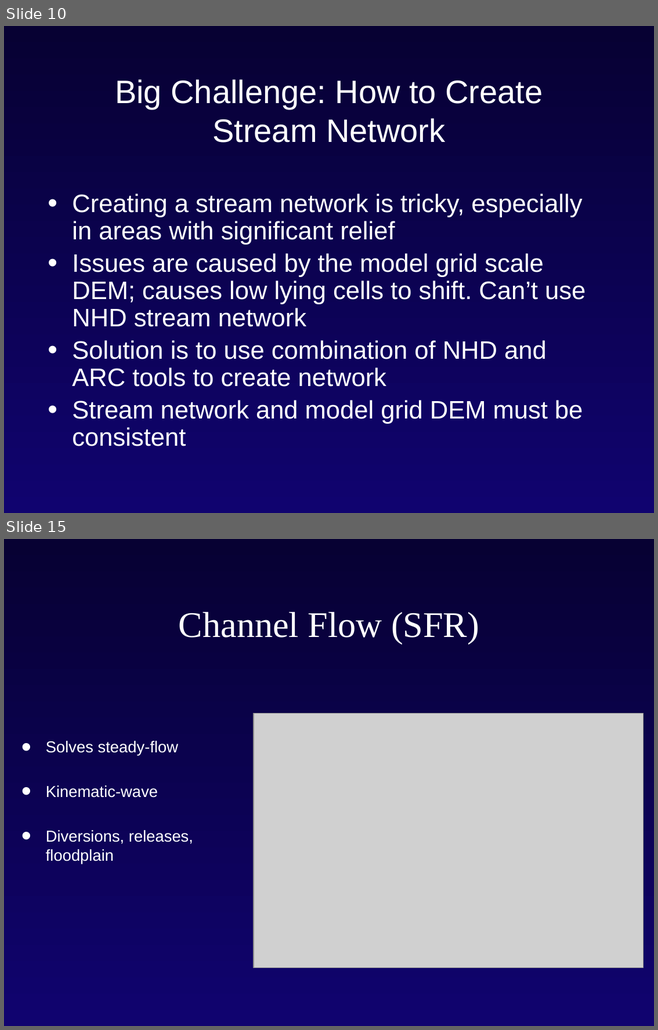
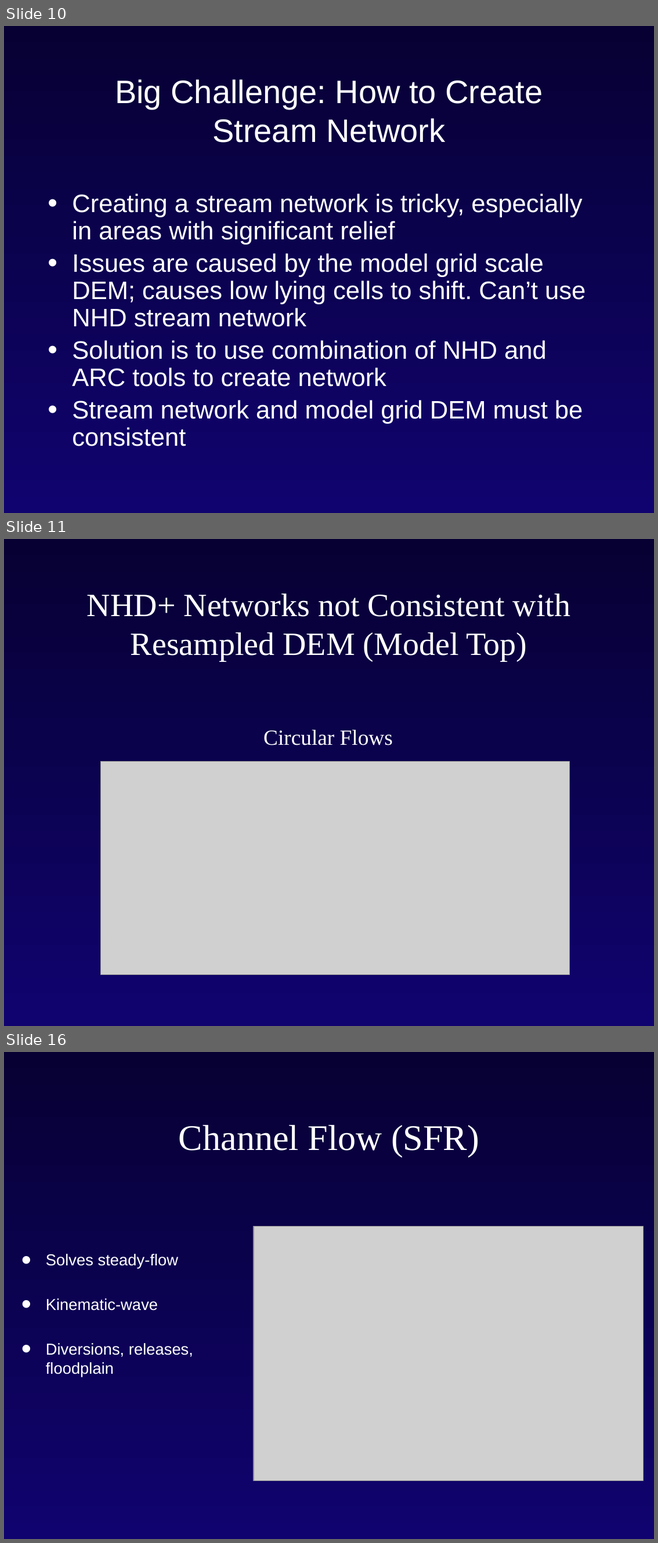
Before and after one commit to rniswon/gsflowID2447_classrepo, a slide deck: presentations/Niswonger/Intro_modflow_D.pptx. Shown one above the other, each under a label of ours: slides 10 and 15 before the commit, slides 10, 11 and 16 after it; the slides between them are not shown. The pictures are 658x1030 and 658x1543 pixels, drawn with LibreOffice and Linux fonts; fonts in the diff are those of the drawing; grey boxes stand for pictures; background and template pictures are left out. Boxes give left, top, right and bottom in pixels: in the first picture for what was removed or moved away, otherwise in the second. Text is boxed around its words. In the diff, an @@ line names an element or a change of style, - is before the commit and + after.

```diff
--- a/presentations/Niswonger/Intro_modflow_D.pptx
+++ b/presentations/Niswonger/Intro_modflow_D.pptx
@@ slide 11 added at (4,539,654,1026), background gradient #070133 to #10036F @@
@@ title added at (87,594,570,661), 36 pt, text #FFFFFF @@
+NHD+ Networks not Consistent with Resampled DEM (Model Top)
@@ text added at (263,730,393,745), 24 pt, text #FFFFFF @@
+Circular Flows
@@ picture added at (100,762,569,975) @@
@@ what was slide 15 is now slide 16 @@
```
Also in this commit, not shown: 4 other slides added, 4 slides removed, 13 other files.
